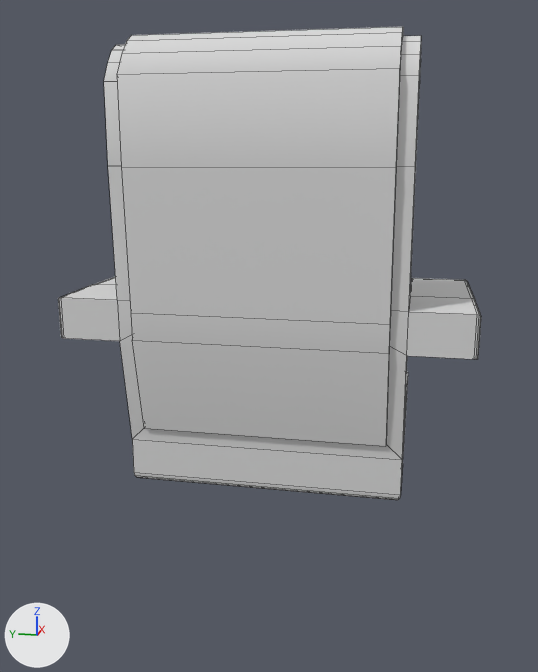
One commit to the FBX model Sources/FBX/Ob_Chair.FBX: the scene before it, then after it.
Camera for both pictures: a 50 mm lens placed at (-5.51, 3.86, 1.88), pointed at (-2.32, 4.5, 1.09). The lights are fixed; the arrows at lower left show +X, +Y and +Z. Mesh edges are drawn as thin lines. Where no turn or scale is listed for an object, it has been applied to the vertices.

The first picture shows 'Chair'.
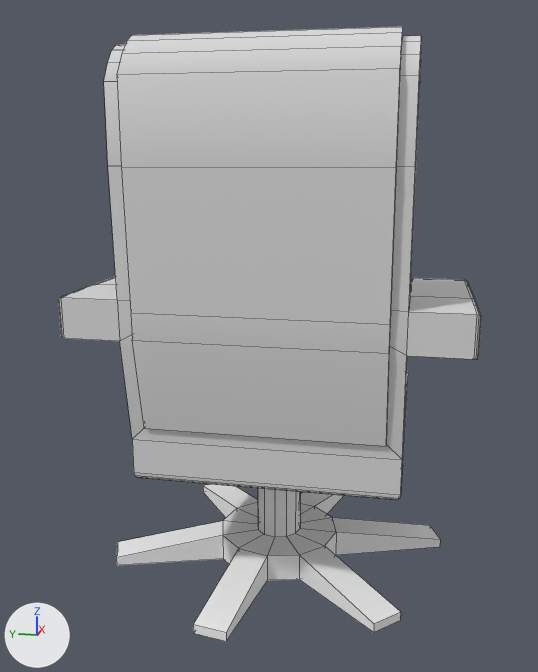
Where the newer file only moved an object's origin or applied its transform, the numbers keep the older frame.

Pixel boxes (x1, y1, x2, y2) of what changed, in the pictures (538 x 672 px):
'Chair Holder', added
    after: (116, 484, 440, 641)

The change, as a diff of the scene's bpy script:
```diff
--- a/Sources/FBX/Ob_Chair.FBX.py
+++ b/Sources/FBX/Ob_Chair.FBX.py
@@ mat_chair_holder @@
+mat_chair_holder = principled_material('Chair Holder')
+mat_chair_holder.base_color = (0.871, 0.871, 0.871)  # white #f0f0f0
+mat_chair_holder.roughness = 0.859
@@ me_mesh_001 @@
+me_mesh_001.from_pydata(...)  # 96 vertices, 93 faces; spans x -0.74..0.74, y -0.76..0.76, z -0.57..0.0
+me_mesh_001.materials.append(mat_chair_holder)  # white #f0f0f0
@@ ob_chair_holder @@
+ob_chair_holder = bpy.data.objects.new('Chair Holder', me_mesh_001)
+ob_chair_holder.location = (-2.294, 4.454, 0.601)
```
